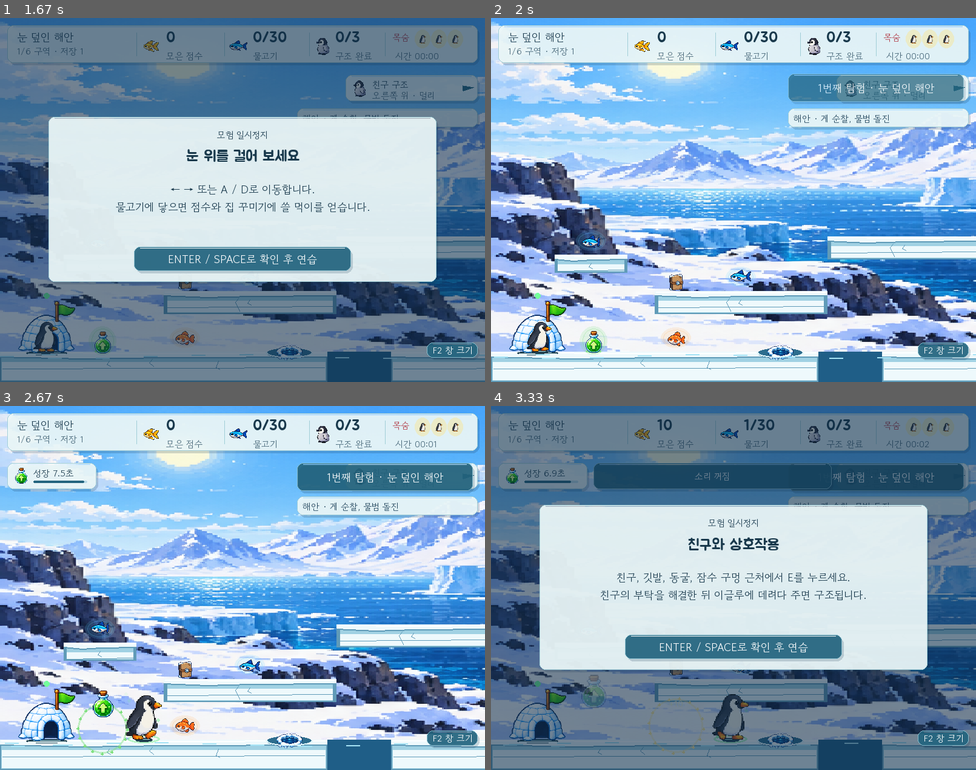
Above: before the commit, frames 1-4 (two rows, left to right).
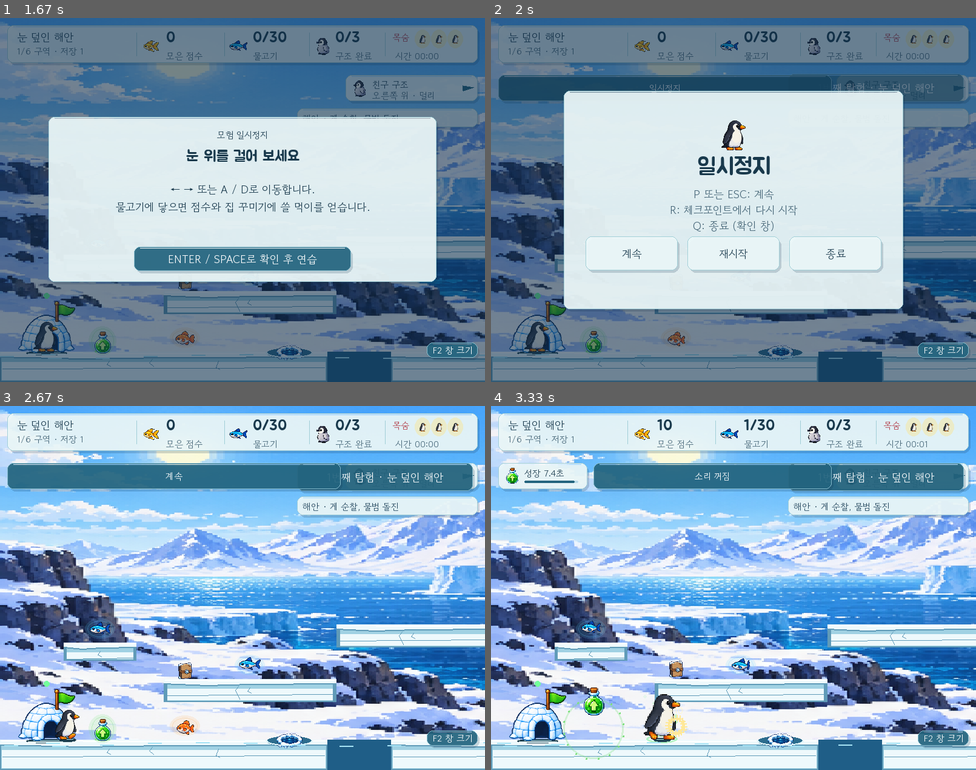
Above: after the commit, the same moments.

Repository: CJE-cpu/penguingame
Game: pygame game, started from pygame/main.py
Same seed, same stepped clock (60 frames per second), same inputs: the game is played once before the commit and once after it.
Inputs:
- Up to frame 1 (1.67 s): hold Esc 0.33-0.8 s; hold Right 0.33-0.8 s; hold Esc 0.88-1.35 s; hold Right 0.88-1.35 s; type "ann" at 1.43 s
- Up to frame 2 (2 s): tap Enter at 1.77 s; hold P from 1.98 s (still down); hold Right from 1.98 s (still down)
- Up to frame 3 (2.67 s): release P at 2.45 s; release Right at 2.45 s; hold P from 2.53 s (still down); hold Right from 2.53 s (still down)
- Up to frame 4 (3.33 s): release P at 3 s; release Right at 3 s; hold M from 3.03 s (still down); hold Right from 3.03 s (still down)

Frame 1 is identical in both runs. In frame 2, 85% of the frame differs, in the area x 0-100%, y 0-100%; in frame 3, 6.3%; in frame 4, 88%.

Commit message:
Fix pause menu controls and button layout

Diff:
--- a/pygame/main.py
+++ b/pygame/main.py
@@ -356,6 +356,8 @@
             self.life_items.append(pg.Rect(platform.left+18,
                                            platform.top-38, 32, 38))
         self.separate_enemy_spawns()
+        # Pause state
+        self.paused = False
 
     def make_life_item_image(self):
         """Create a readable extra-life pickup from the companion artwork."""
@@ -456,6 +458,28 @@
         self.ending_prompt_choice = False
 
     def handle_key(self, key):
+        # Keep pause controls isolated from normal gameplay input.
+        if getattr(self, 'paused', False):
+            if key in (pg.K_p, pg.K_ESCAPE):
+                self.paused = False
+                self.content.say('계속')
+                return False
+            if key == pg.K_r:
+                self.paused = False
+                self.ask_restart()
+                return False
+            if key == pg.K_q:
+                self.paused = False
+                self.ask_exit()
+                return False
+            return False
+
+        if (key == pg.K_p and self.started
+                and not (self.exit_open or self.restart_open
+                         or self.ending_prompt_open or self.ending)):
+            self.paused = True
+            self.content.say('일시정지')
+            return False
         if key == pg.K_m:
             enabled = self.audio.toggle()
             self.content.say('소리 켜짐' if enabled else '소리 꺼짐')
@@ -622,6 +646,21 @@
         self.reset()
 
     def handle_click(self, pos):
+        if getattr(self, 'paused', False):
+            resume, restart, quitb = self.ui.pause_buttons()
+            if resume.collidepoint(pos):
+                self.paused = False
+                self.content.say('계속')
+                return
+            if restart.collidepoint(pos):
+                self.paused = False
+                self.ask_restart()
+                return
+            if quitb.collidepoint(pos):
+                self.paused = False
+                self.ask_exit()
+                return
+            return
         if self.exit_open:
             cancel,confirm = self.ui.exit_buttons()
             if cancel.collidepoint(pos):
@@ -1067,7 +1106,8 @@
     def update(self, dt, direction=0, jump=False, slide=False, swim_vertical=0,
                jump_held=None):
         if (self.exit_open or self.restart_open or self.ending_prompt_open or
-                self.quit_requested or self.score_ui.open or self.game_over):
+                self.quit_requested or self.score_ui.open or self.game_over or
+                getattr(self, 'paused', False)):
             return
         if not self.started:
             return
@@ -1391,6 +1431,8 @@
             self.ui.ending_prompt(self,screen)
         if self.exit_open:
             self.ui.exit_dialog(self,screen)
+        if getattr(self, 'paused', False):
+            self.ui.pause_menu(self, screen)
 
     @property
     def quality(self):
--- a/pygame/test_game.py
+++ b/pygame/test_game.py
@@ -61,6 +61,22 @@
         window.handle(pg.event.Event(pg.KEYDOWN,key=pg.K_ESCAPE),self.game)
         self.assertFalse(window.open)
         self.assertFalse(self.game.exit_open)
+
+    def test_pause_buttons_do_not_overlap_and_resume_cleanly(self):
+        buttons = self.game.ui.pause_buttons()
+        self.assertEqual(len(buttons), 3)
+        for index, button in enumerate(buttons):
+            for other in buttons[index+1:]:
+                self.assertFalse(button.colliderect(other))
+        self.game.handle_key(pg.K_p)
+        self.assertTrue(self.game.paused)
+        self.game.handle_click(buttons[0].center)
+        self.assertFalse(self.game.paused)
+
+    def test_normal_click_does_not_read_pause_buttons(self):
+        self.game.paused = False
+        self.game.handle_click((0, 0))
+        self.assertFalse(self.game.paused)
 
     def place(self, platform, center, velocity=0, grown=False):
         g = self.game
--- a/pygame/ui.py
+++ b/pygame/ui.py
@@ -256,6 +256,34 @@
     def ending_prompt_buttons(self):
         return pg.Rect(160, 354, 224, 56), pg.Rect(416, 354, 224, 56)
 
+
+    def pause_buttons(self):
+        # Three equal buttons with a clear 16 px gap inside the pause panel.
+        return (pg.Rect(156, 360, 152, 56),
+                pg.Rect(324, 360, 152, 56),
+                pg.Rect(492, 360, 152, 56))
+
+    def pause_menu(self, game, screen):
+        # Full-screen veil and centered panel
+        self.veil(screen)
+        self.panel(screen, (120, 120, 560, 360))
+        # Icon + title
+        self.icon(screen, game.penguin_right, (400, 190), (64, 86))
+        self.text(screen, '일시정지', (400, 250), self.title, center=True)
+        # Hints
+        hints = [
+            'P 또는 ESC: 계속',
+            'R: 체크포인트에서 다시 시작',
+            'Q: 종료 (확인 창)'
+        ]
+        for i, txt in enumerate(hints):
+            self.text(screen, txt, (400, 290 + i*26), self.body, MUTED, center=True)
+        # Buttons
+        labels = ('계속', '재시작', '종료')
+        for rect, label in zip(self.pause_buttons(), labels):
+            self.panel(screen, rect, dark=False)
+            self.text(screen, label, rect.center, self.body, INK, center=True)
+
     def ending_prompt(self, game, screen):
         self.veil(screen)
         self.panel(screen, (105, 125, 590, 330))
Not shown, removed: web/public/game/browser-game-1792391529.apk
Not shown, added: web/public/game/browser-game-1792398362.apk
Not shown, changed: web/public/game/index.html
